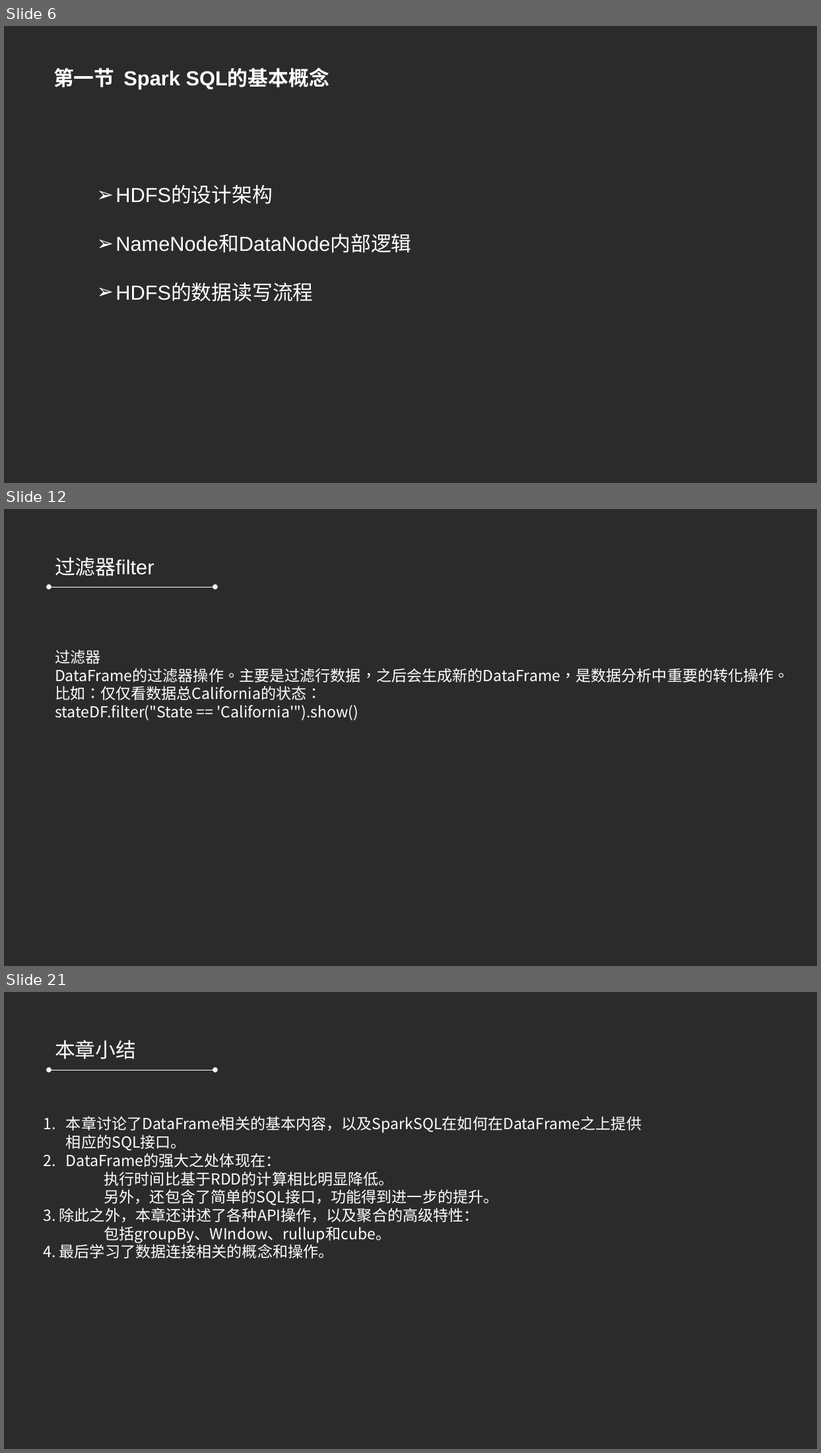
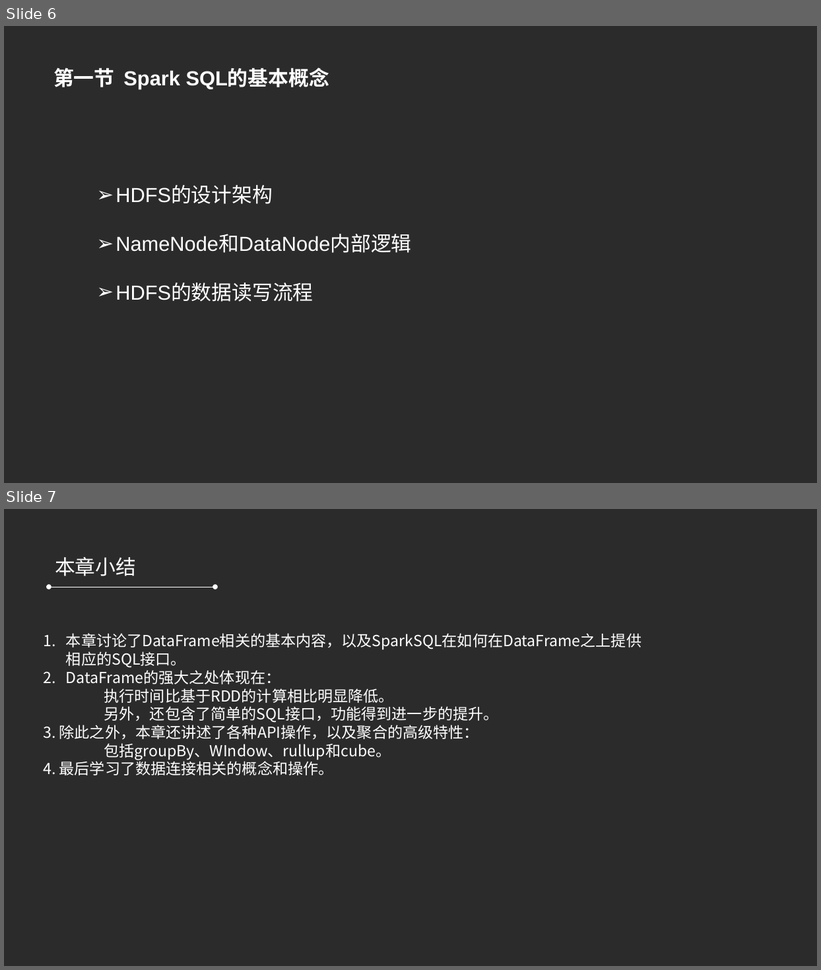
Before and after one commit to refuil/hadoopAction, a slide deck: 第五章 MapReduce高级程序设计.pptx. Shown one above the other, each under a label of ours: slides 6, 12 and 21 before the commit, slides 6 and 7 after it; the slides between them are not shown. The pictures are 821x1453 and 821x970 pixels, drawn with LibreOffice and Linux fonts; fonts in the diff are those of the drawing; background and template pictures are left out; a plain dark background stands for a picture behind light text. Boxes give left, top, right and bottom in pixels: in the first picture for what was removed or moved away, otherwise in the second. Text is boxed around its words. In the diff, an @@ line names an element or a change of style, - is before the commit and + after.

```diff
--- a/第五章 MapReduce高级程序设计.pptx
+++ b/第五章 MapReduce高级程序设计.pptx
@@ slide 12 removed at [4,509,817,966], background picture (left out) @@
@@ text removed at [55,557,154,576] @@
-过滤器filter
@@ double arrow removed from (49, 587) to (215, 587) @@
@@ text removed at [55,650,789,721] @@
-过滤器
-DataFrame的过滤器操作。主要是过滤行数据，之后会生成新的DataFrame，是数据分析中重要的转化操作。
-比如：仅仅看数据总California的状态：
-stateDF.filter("State == 'California'").show()
@@ what was slide 21 is now slide 7 @@
```
Also in this commit, not shown: 1 slide changed, 13 other slides removed, 22 other files.
